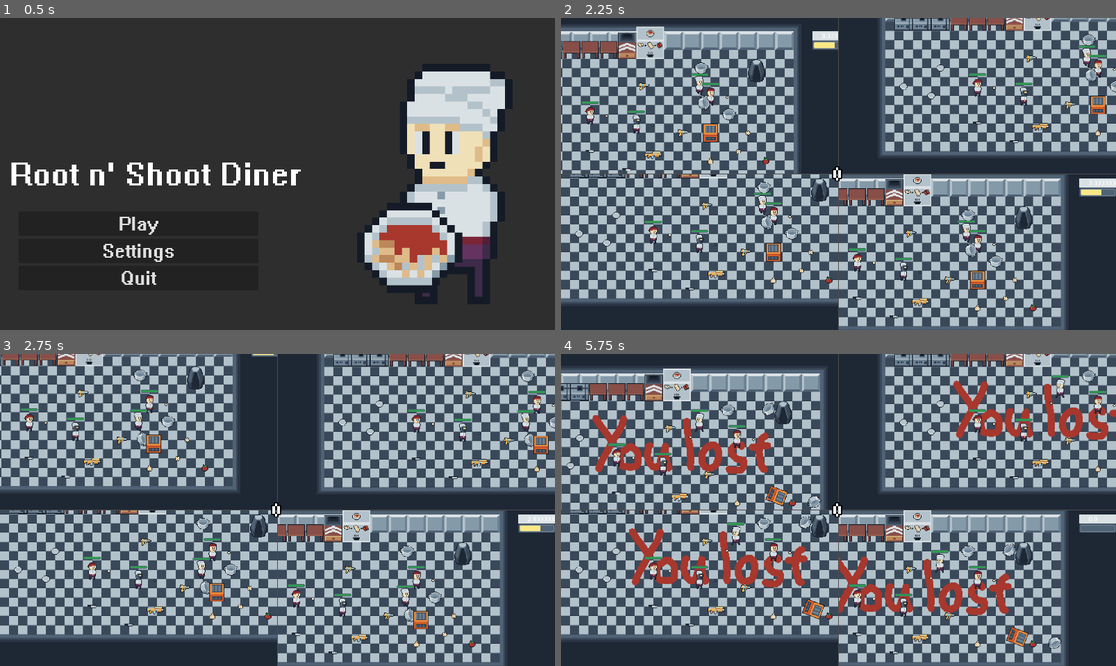
Above: before the commit, frames 1-4 (two rows, left to right).
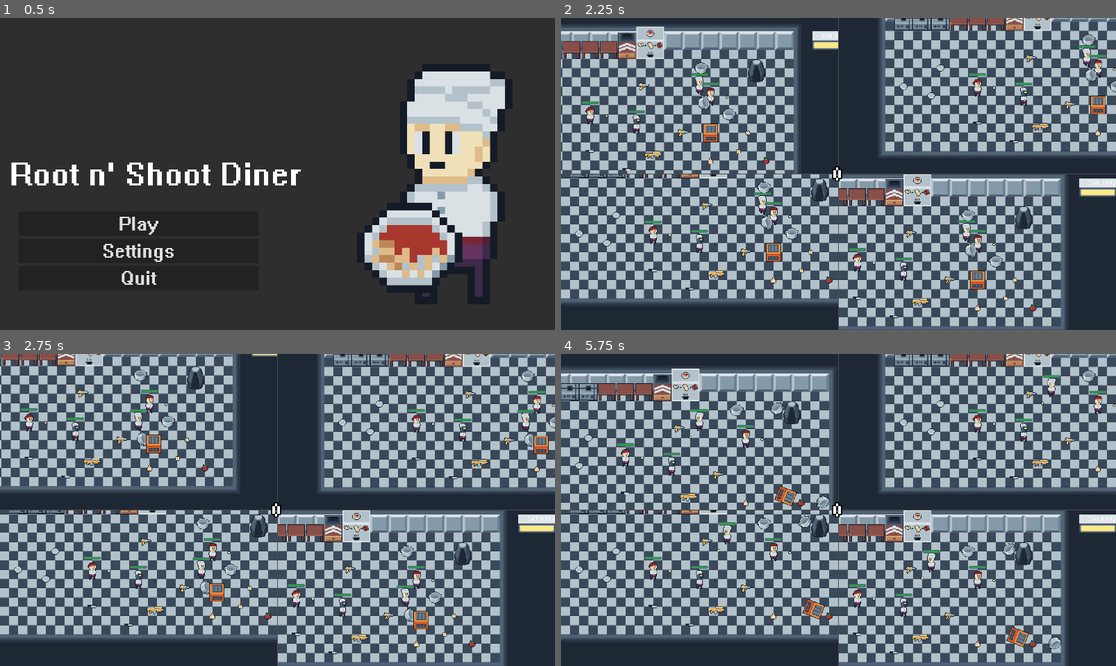
Above: after the commit, the same moments.

Repository: nonamecorn/romancce_macabre
Game: Godot game, scene res://menu/menu.tscn
Same seed, same stepped clock (60 frames per second), same inputs: the game is played once before the commit and once after it.
Inputs (mouse positions are in pixels of both pictures, inside the frame that each line leads up to):
- Up to frame 1 (0.5 s): no input
- Up to frame 2 (2.25 s): click "Play" at 0.5 s; tap Enter at 1.25 s; move the mouse to (960, 158) at 1.27 s; hold D (p1_right) 1.28-2.03 s; right-click (960, 158) at 1.35 s; click (960, 158) at 1.42 s; move the mouse to (727, 189) at 2.02 s; hold S (p1_down) from 2.03 s (still down); click (727, 189) at 2.1 s
- Up to frame 3 (2.75 s): keep holding S (p1_down)
- Up to frame 4 (5.75 s): move the mouse to (894, 441) at 2.77 s; release S (p1_down) at 2.78 s; hold D (p1_right) 2.78-3.53 s; right-click (894, 441) at 2.85 s; move the mouse to (810, 572) at 3.52 s; hold W (p1_up) 3.53-4.28 s; click (810, 572) at 3.6 s; move the mouse to (1005, 556) at 4.27 s; hold A (p1_left) from 4.28 s (still down); right-click (1005, 556) at 4.35 s; move the mouse to (672, 463) at 5.02 s; click (672, 463) at 5.1 s

Frame 1 is identical in both runs. In frame 2, less than 0.1% of the frame differs, in the area x 46-100%, y 5-57%; in frame 3, less than 0.1%; in frame 4, 25%, in the area x 0-100%, y 4-95%.

Commit message:
pomidor fix

Diff:
--- a/lvls/map.tscn
+++ b/lvls/map.tscn
@@ -240,7 +240,7 @@
 position = Vector2(368, 208)
 
 [node name="Timer" type="Timer" parent="."]
-wait_time = 5.0
+wait_time = 600.0
 one_shot = true
 autostart = true
 script = ExtResource("23_7jcl3")
--- a/obj/entity/enemies/attack_state.gd
+++ b/obj/entity/enemies/attack_state.gd
@@ -11,7 +11,8 @@
 
 func _on_body_sprite_animation_finished() -> void:
 	hurtbox.hurt()
+	transitioned.emit(self, "patrol")
 
 
 func _on_timer_timeout() -> void:
-	transitioned.emit(self, "patrol")
+	pass
--- a/obj/entity/enemies/perceptor.gd
+++ b/obj/entity/enemies/perceptor.gd
@@ -20,6 +20,7 @@
 
 signal enemy_spotted
 signal lost_target
+signal in_range
 #signal target_changed
 signal heard_smtng(pos : Vector2)
 
@@ -92,3 +93,8 @@
 
 func is_on_screen():
 	return $VisibleOnScreenNotifier2D.is_on_screen()
+
+
+func _on_hurtbox_body_entered(body: Node2D) -> void:
+	if body.has_method("hurt"):
+		in_range.emit()
--- a/obj/entity/enemies/pomidor.tscn
+++ b/obj/entity/enemies/pomidor.tscn
@@ -72,9 +72,9 @@
 "duration": 1.0,
 "texture": SubResource("AtlasTexture_aaitq")
 }],
-"loop": true,
+"loop": false,
 "name": &"attack",
-"speed": 5.0
+"speed": 10.0
 }, {
 "frames": [{
 "duration": 1.0,
@@ -115,6 +115,9 @@
 
 [node name="hurtbox" parent="." index="0" instance=ExtResource("3_ccrs3")]
 position = Vector2(-1, -9)
+collision_layer = 0
+collision_mask = 18
+damage = 20.0
 
 [node name="CollisionShape2D" parent="hurtbox" index="0"]
 position = Vector2(0, 0)
@@ -240,6 +243,7 @@
 position = Vector2(0, -22)
 collision_mask = 10
 
+[connection signal="body_entered" from="hurtbox" to="Perceptor" method="_on_hurtbox_body_entered"]
 [connection signal="animation_finished" from="BodySprite" to="FSM/Attack" method="_on_body_sprite_animation_finished"]
 [connection signal="timeout" from="FSM/Surround/changepath" to="FSM/Surround" method="_on_changepath_timeout"]
 [connection signal="timeout" from="FSM/Surround/attack" to="FSM/Surround" method="_on_attack_timeout"]
--- a/obj/entity/enemies/surround_state.gd
+++ b/obj/entity/enemies/surround_state.gd
@@ -13,11 +13,15 @@
 func _ready() -> void:
 	#handmarker.get_child(0).loaded.connect(reloading)
 	perceptor.lost_target.connect(loss)
+	perceptor.in_range.connect(attack)
 
 func loss():
 	#print("loss")
 	enemy.set_movement_target(last_known_position)
 	transitioned.emit(self, "investigate")
+
+func attack():
+	transitioned.emit(self, "attack")
 
 func reloading():
 	hand.get_child(0).get_child(0).reload()
--- a/obj/guns/hurtbox.gd
+++ b/obj/guns/hurtbox.gd
@@ -7,7 +7,6 @@
 		body.hurt(damage, Vector2.LEFT.rotated(global_rotation) * -100)
 
 func hurt():
-
 	for body in get_overlapping_bodies():
 		if body.has_method("hurt"):
-			body.hurt(damage, Vector2.LEFT.rotated(global_rotation) * -100)
+			body.hurt(damage, Vector2.ZERO)
